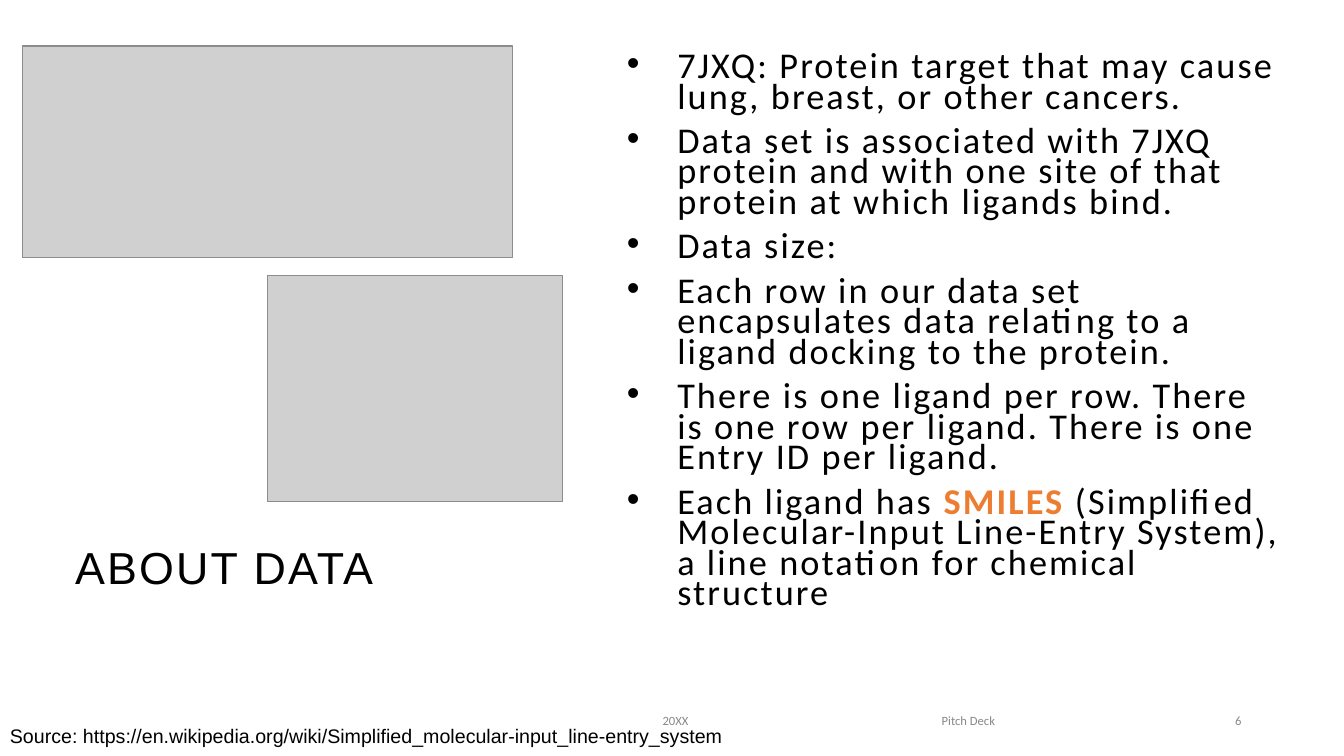
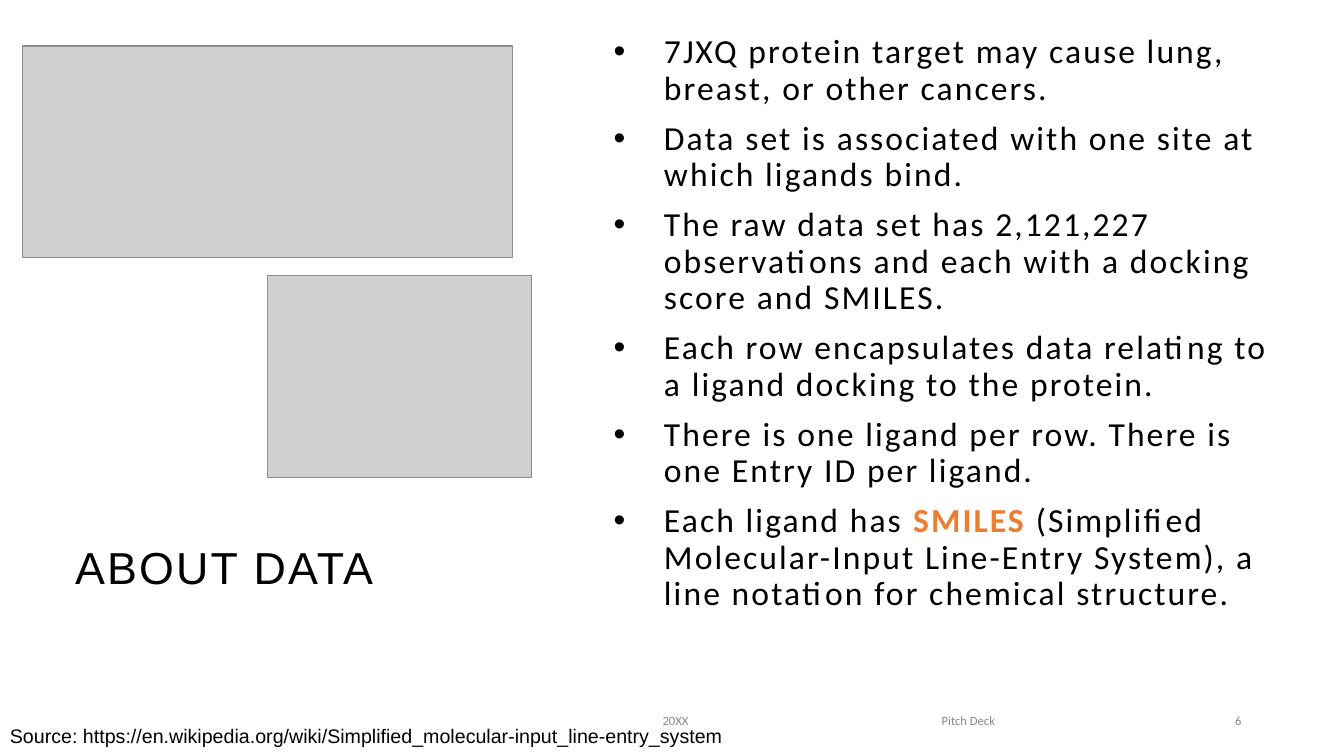
Before and after one commit to tslever/Bayesian_Docking-Score_Predictor, a slide deck: slide 6 of DS6040_Bayesian ML for Docking Score.pptx. Drawn at 1344x756 pixels with LibreOffice and Linux fonts; fonts in the diff are those of the drawing; grey boxes stand for pictures; background and template pictures are left out. Boxes give left, top, right and bottom in pixels: in the first picture for what was removed or moved away, otherwise in the second. Text is boxed around its words. In the diff, an @@ line names an element or a change of style, - is before the commit and + after.

```diff
--- a/DS6040_Bayesian ML for Docking Score.pptx
+++ b/DS6040_Bayesian ML for Docking Score.pptx
@@ text at [664, 39, 1265, 606]: text changed; size 25.9 to 24 pt @@
-• 7JXQ: Protein target that may cause lung, breast, or other cancers.
-• Data set is associated with 7JXQ protein and with one site of that protein at which ligands bind.
-• Data size:
-• Each row in our data set encapsulates data relating to a ligand docking to the protein.
-• There is one ligand per row. There is one row per ligand. There is one Entry ID per ligand.
-• Each ligand has SMILES (Simplified Molecular-Input Line-Entry System), a line notation for chemical structure
+• 7JXQ protein target may cause lung, breast, or other cancers.
+• Data set is associated with one site at which ligands bind.
+• The raw data set has 2,121,227 observations and each with a docking score and SMILES.
+• Each row encapsulates data relating to a ligand docking to the protein.
+• There is one ligand per row. There is one Entry ID per ligand.
+• Each ligand has SMILES (Simplified Molecular-Input Line-Entry System), a line notation for chemical structure.
@@ picture: place and size @@
-picture at [267, 276, 563, 502]
+picture at [267, 276, 531, 478]
```
Also in this commit, not shown: 7 other slides changed, 2 slides added.
